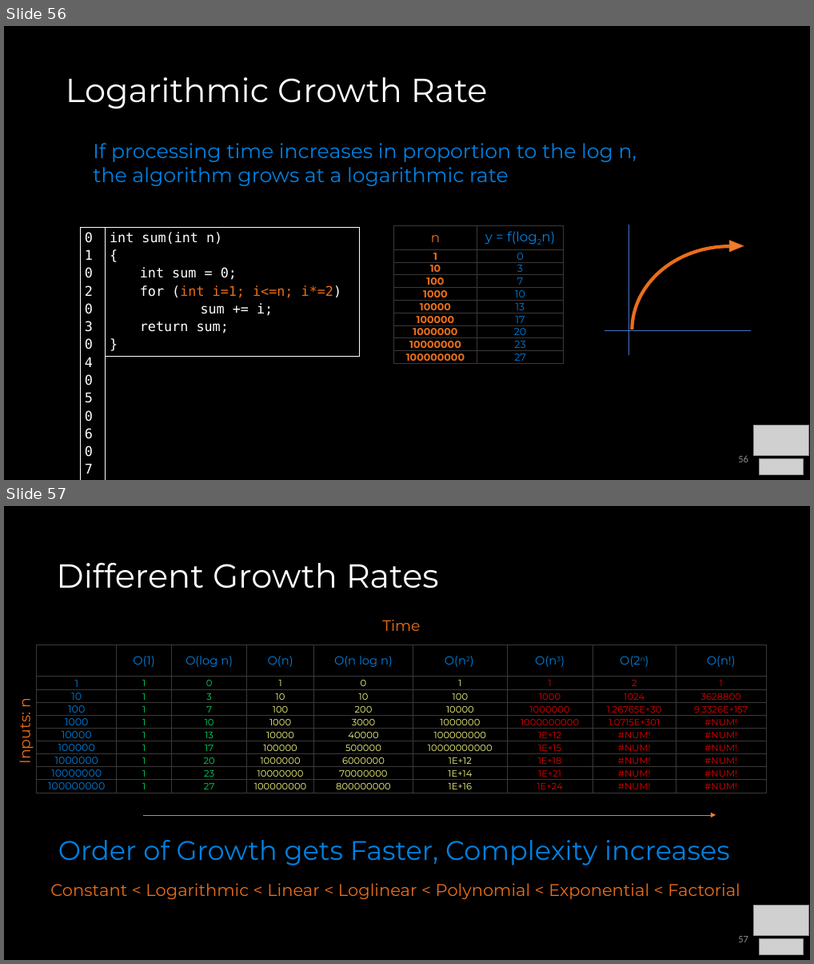
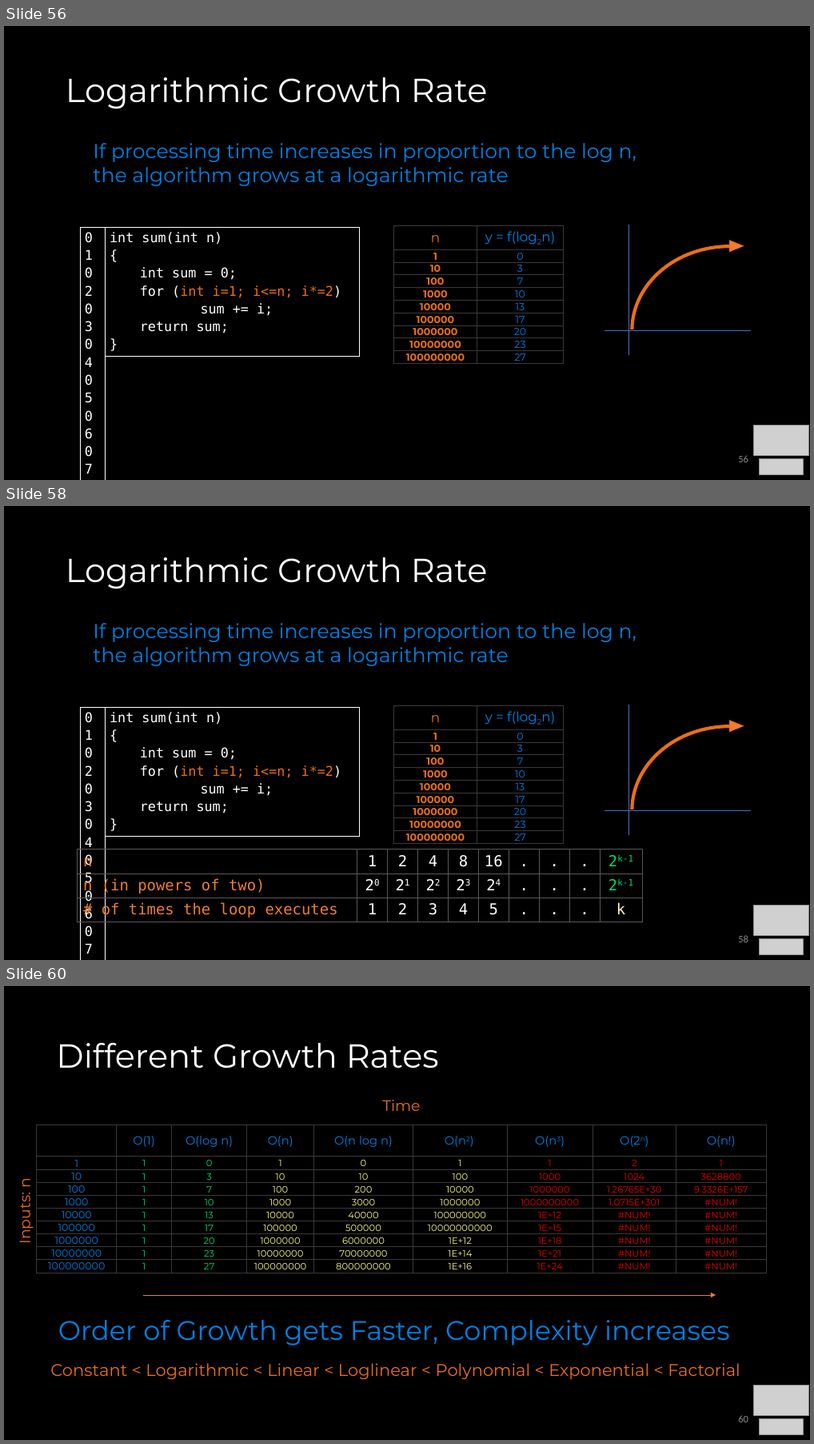
Before and after one commit to COP3530/Instructional-Content, a slide deck: Slides/Slides-PPT/1 - Algorithmic Analysis.pptx. Shown one above the other, each under a label of ours: slides 56 and 57 before the commit, slides 56, 58 and 60 after it; the slides between them are not shown. The pictures are 814x964 and 814x1444 pixels, drawn with LibreOffice and Linux fonts; fonts in the diff are those of the drawing; grey boxes stand for pictures. Boxes give left, top, right and bottom in pixels: in the first picture for what was removed or moved away, otherwise in the second. Text is boxed around its words. In the diff, an @@ line names an element or a change of style, - is before the commit and + after.

```diff
--- a/Slides/Slides-PPT/1 - Algorithmic Analysis.pptx
+++ b/Slides/Slides-PPT/1 - Algorithmic Analysis.pptx
@@ slide 58 added at [4, 506, 810, 960], background #000000 @@
@@ title added at [66, 557, 488, 589], 39.6 pt, text #FFFFFF @@
+Logarithmic Growth Rate
@@ text added at [93, 623, 637, 666], 24 pt, text #0081E2 @@
+If processing time increases in proportion to the log n, the algorithm grows at a logarithmic rate
@@ table added at [80, 708, 105, 836], 1 rows, 1 columns @@
+01 / 02 / 03 / 04 / 05 / 06 / 07
@@ table added at [105, 708, 360, 836], 1 rows, 1 columns @@
+
@@ table added at [105, 708, 366, 942], 2 rows, 1 columns @@
+int sum(int n) / { / int sum = 0; / for (int i=1; i<=n; i*=2) / sum += i; / return sum; / }
+
@@ table added at [394, 706, 564, 844], 10 rows, 2 columns @@
+n | y = f(log2n)
+1 | 0
+10 | 3
+100 | 7
+1000 | 10
+10000 | 13
+100000 | 17
+1000000 | 20
+10000000 | 23
+100000000 | 27
@@ line added from (629, 704) to (629, 835), #4472C4 0.5 pt @@
@@ freeform shape added at [629, 716, 730, 811], outline #EB6E19 4 pt @@
@@ triangle added at [730, 720, 744, 731], fill #ED7D31, outline #EB6E19 1 pt @@
@@ line added from (751, 810) to (605, 810), #4472C4 0.5 pt @@
@@ table added at [77, 849, 642, 922], 3 rows, 10 columns @@
+n | 1 | 2 | 4 | 8 | 16 | . | . | . | 2k-1
+n (in powers of two) | 20 | 21 | 22 | 23 | 24 | . | . | . | 2k-1
+# of times the loop executes | 1 | 2 | 3 | 4 | 5 | . | . | . | k
@@ picture added at [754, 904, 810, 936] @@
@@ page number added at [738, 935, 749, 942], 12 pt, text #8C8C8C @@
+58
@@ picture added at [759, 939, 804, 954] @@
@@ what was slide 57 is now slide 60 @@
@@ page number at [738, 1415, 749, 1422]: text changed @@
-57
+60
```
Also in this commit, not shown: 3 other slides added, 1 other file.
